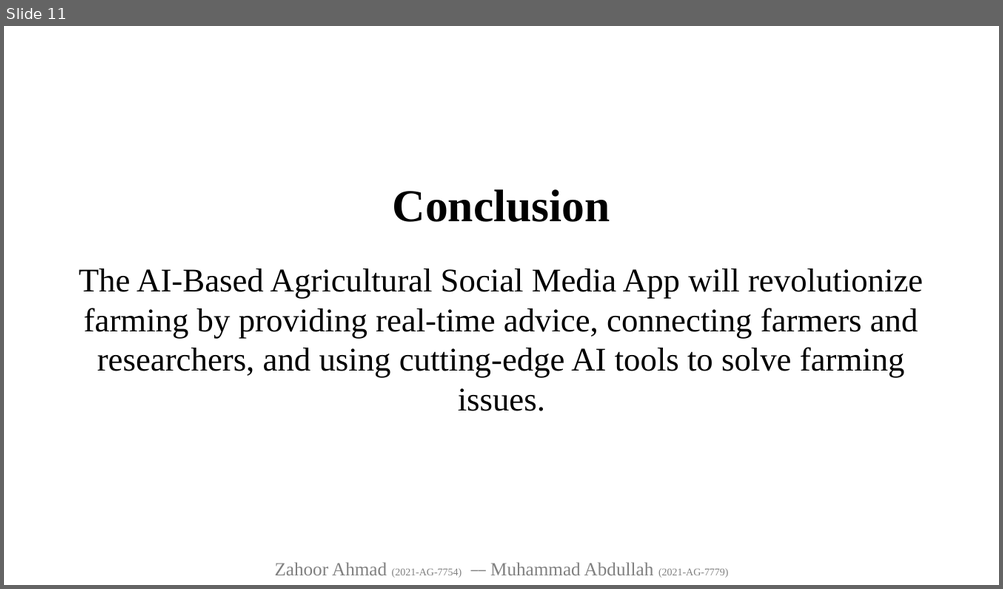
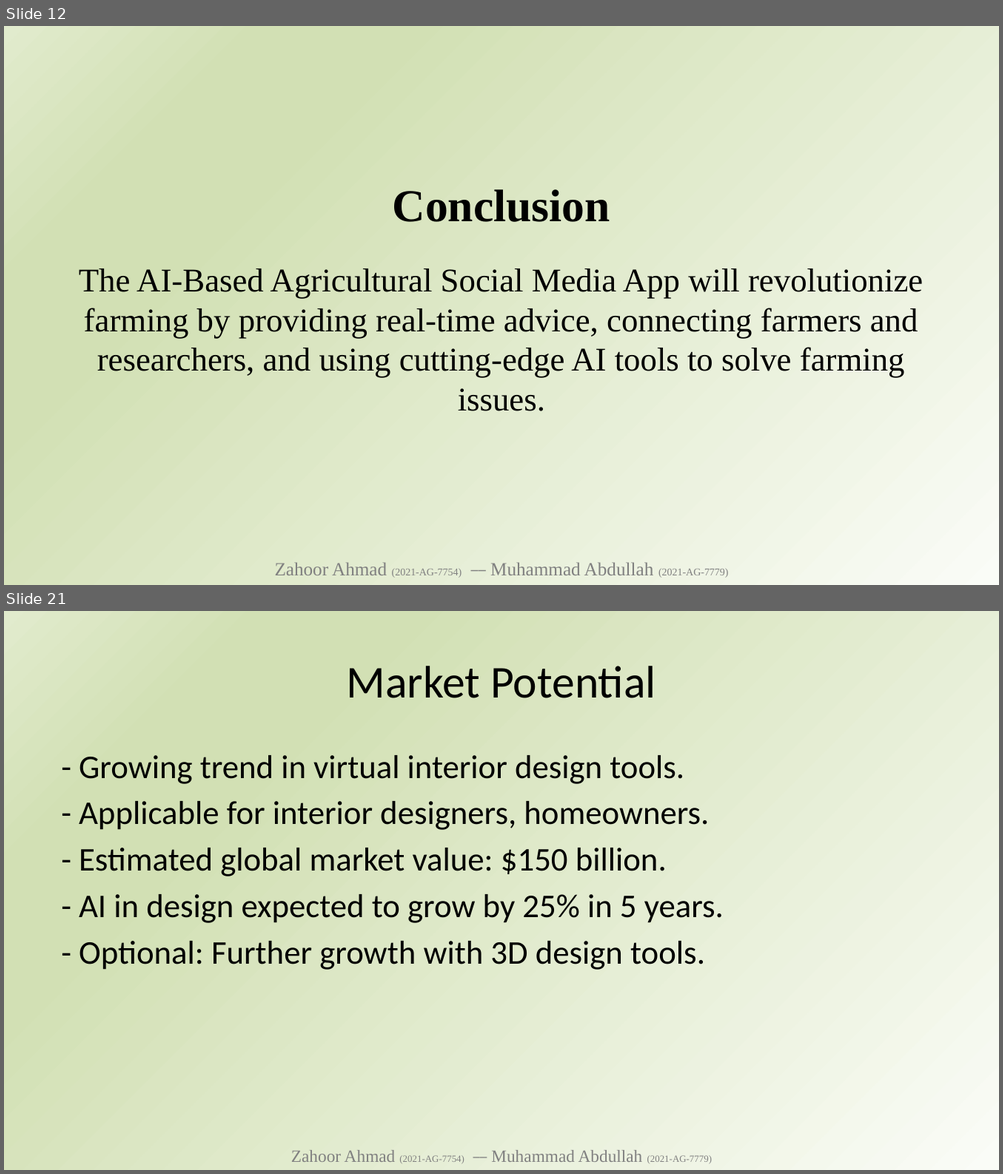
Before and after one commit to zahooronly/FYP, a slide deck: FYP AI Based Agricultural Social Media App Zahoor - Abdullah.pptx. Shown one above the other, each under a label of ours: slide 11 before the commit, slides 12 and 21 after it; the slides between them are not shown. The pictures are 1003x589 and 1003x1174 pixels, drawn with LibreOffice and Linux fonts; fonts in the diff are those of the drawing. Boxes give left, top, right and bottom in pixels: in the first picture for what was removed or moved away, otherwise in the second. Text is boxed around its words. In the diff, an @@ line names an element or a change of style, - is before the commit and + after.

```diff
--- a/FYP AI Based Agricultural Social Media App Zahoor - Abdullah.pptx
+++ b/FYP AI Based Agricultural Social Media App Zahoor - Abdullah.pptx
@@ slide 21 added at (4, 611, 999, 1170), background gradient #FAFCF7 to #D2E0B4 to #E1EBCD @@
@@ title added at (347, 666, 655, 698), 44 pt, text #000000 @@
+Market Potential
@@ text added at (79, 755, 723, 970), 32 pt, text #000000 @@
+- Growing trend in virtual interior design tools.
+- Applicable for interior designers, homeowners.
+- Estimated global market value: $150 billion.
+- AI in design expected to grow by 25% in 5 years.
+- Optional: Further growth with 3D design tools.
@@ text added at (291, 1150, 712, 1165), 16.6 pt, text #808080 @@
+Zahoor Ahmad (2021-AG-7754) ⎯⎯ Muhammad Abdullah (2021-AG-7779)
@@ what was slide 11 is now slide 12 @@
@@ slide 12 changed as well @@
@@ background #FFFFFF to gradient #FAFCF7 to #D2E0B4 to #E1EBCD @@
```
Also in this commit, not shown: 10 other slides changed, 11 other slides added, 1 other file.
